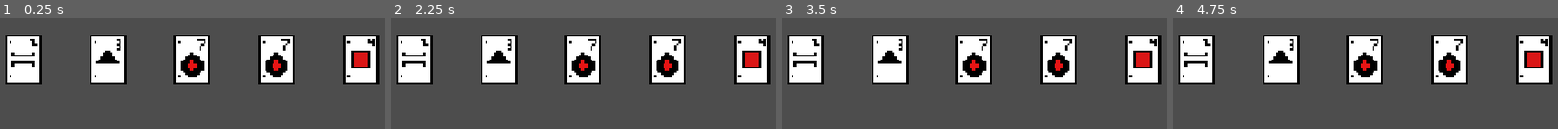
Above: before the commit, frames 1-4 (left to right).
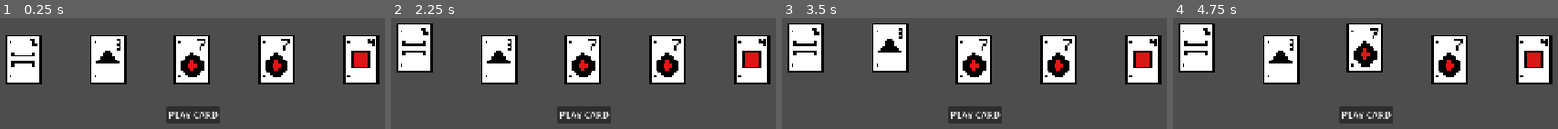
Above: after the commit, the same moments.

Repository: me-intenzo/outplay
Game: Godot game, scene res://scenes/main.tscn
Two runs of this game, one before a commit and one after it. Both use one fixed random seed, a clock stepped at 60 frames per second and the inputs below.
Inputs (mouse positions are in pixels of both pictures, inside the frame that each line leads up to):
- Up to frame 1 (0.25 s): no input
- Up to frame 2 (2.25 s): click (583, 114) at 0.5 s, where only the run after the commit has a clickable "PLAY CARD"; click (583, 114) at 1.25 s, where only the run after the commit has a clickable "PLAY CARD"; click (414, 59) at 2 s
- Up to frame 3 (3.5 s): click (889, 59) at 2.77 s
- Up to frame 4 (4.75 s): click (1280, 47) at 3.52 s; click (1365, 59) at 4.27 s

The runs differ from the first frame. In frame 1, 2.0% of the frame differs, in the area x 43-58%, y 79-96%; in frame 2, 4.8%; in frame 3, 7.9%; in frame 4, 8.2%, in the area x 1-58%, y 4-96%.

Commit message:
feat : card selection

Diff:
--- a/scenes/game.tscn
+++ b/scenes/game.tscn
@@ -20,3 +20,13 @@
 offset_right = 40.0
 offset_bottom = 40.0
 theme_override_constants/separation = 20
+
+[node name="PlayButton" type="Button" parent="." unique_id=396599748]
+layout_mode = 0
+offset_left = 315.0
+offset_top = 146.0
+offset_right = 409.0
+offset_bottom = 177.0
+text = "PLAY CARD"
+
+[connection signal="pressed" from="PlayButton" to="." method="_on_play_button_pressed"]
--- a/scripts/system/game_manager.gd
+++ b/scripts/system/game_manager.gd
@@ -2,13 +2,18 @@
 extends Control
 
 const CARD_SCENE := preload("res://scenes/card.tscn")
+
+var selected_card: CardData = null
 
 var player_1 := PlayerState.new()
 var player_2 := PlayerState.new()
 
 var deck := Deck.new()
 
+var card_played := false
+
 @onready var player_hand: HBoxContainer = $PlayerHand
+@onready var play_button: Button = $PlayButton
 
 
 func _ready() -> void:
@@ -23,6 +28,7 @@
 
 	print("Cards remaining in tie-break deck: ", deck.cards.size())
 
+	play_button.pressed.connect(_on_play_button_pressed)
 	display_player_hand()
 
 
@@ -53,4 +59,24 @@
 
 
 func _on_card_selected(card: CardData) -> void:
+	if card_played:
+		return
+
+	selected_card = card
+
 	print("Selected card: ", card.value)
+
+
+func _on_play_button_pressed() -> void:
+	if selected_card == null:
+		print("No card selected!")
+		return
+
+	if card_played:
+		return
+
+	card_played = true
+
+	print("PLAYED CARD: ", selected_card.value)
+
+	play_button.disabled = true
--- a/scripts/ui/card_view.gd
+++ b/scripts/ui/card_view.gd
@@ -4,6 +4,7 @@
 signal card_selected(card: CardData)
 
 var card_data: CardData
+var selected := false
 
 
 func setup(data: CardData) -> void:
@@ -30,4 +31,11 @@
 	if card_data == null:
 		return
 
+	selected = !selected
+
+	if selected:
+		position.y -= 20
+	else:
+		position.y += 20
+
 	card_selected.emit(card_data)
